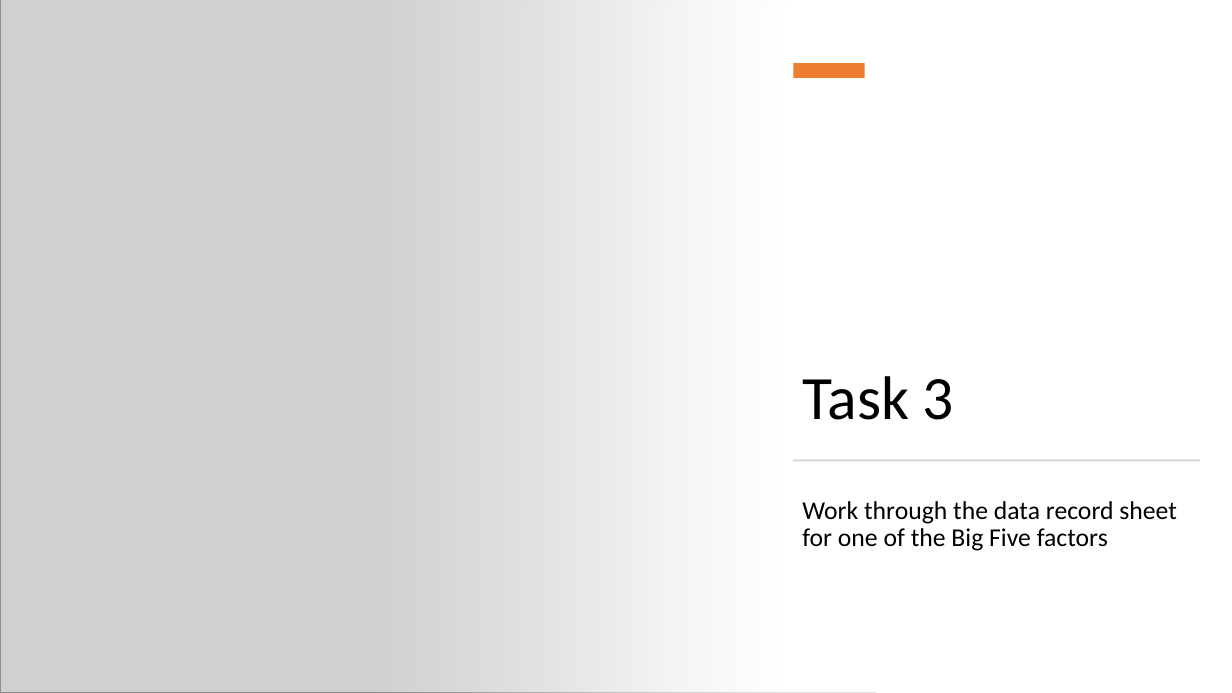
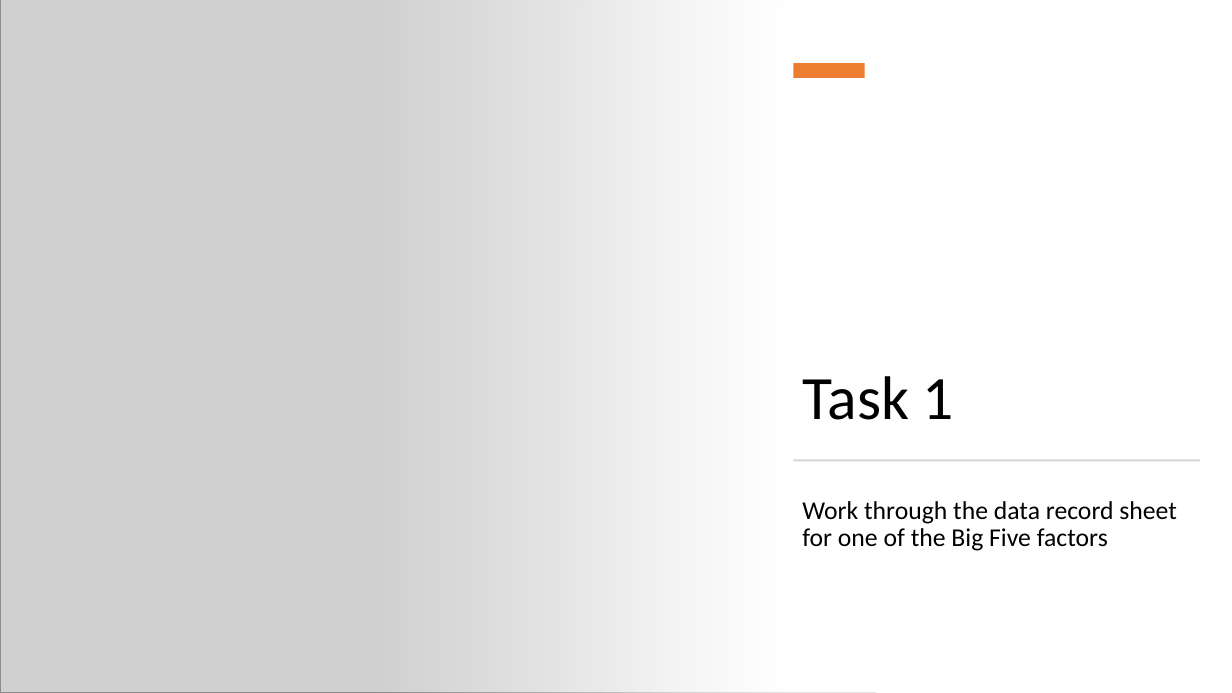
Before and after one commit to OliJimbo/Student_Materials, a slide deck: slide 27 of Week 6/Workshop_Materials/Week 6 Workshop.pptx (slide 6 before the commit). Drawn at 1232x693 pixels with LibreOffice and Linux fonts; fonts in the diff are those of the drawing; grey boxes stand for pictures. Boxes give left, top, right and bottom in pixels: in the first picture for what was removed or moved away, otherwise in the second. Text is boxed around its words. In the diff, an @@ line names an element or a change of style, - is before the commit and + after.

```diff
--- a/Week 6/Workshop_Materials/Week 6 Workshop.pptx
+++ b/Week 6/Workshop_Materials/Week 6 Workshop.pptx
@@ title at box(802, 376, 954, 420): text changed @@
-Task 3
+Task 1
```
Also in this commit, not shown: 21 slides added, 1 other file.
